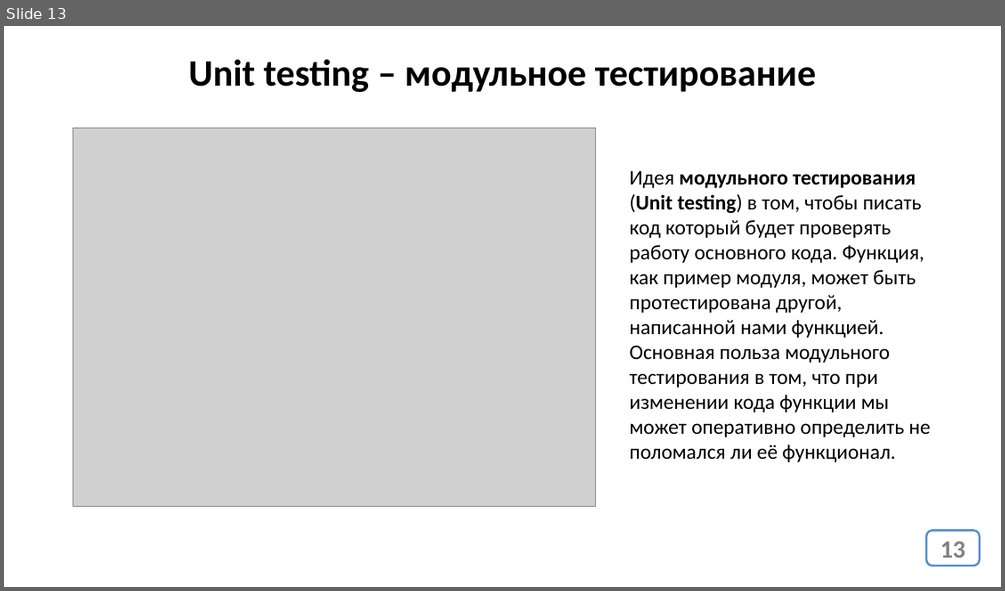
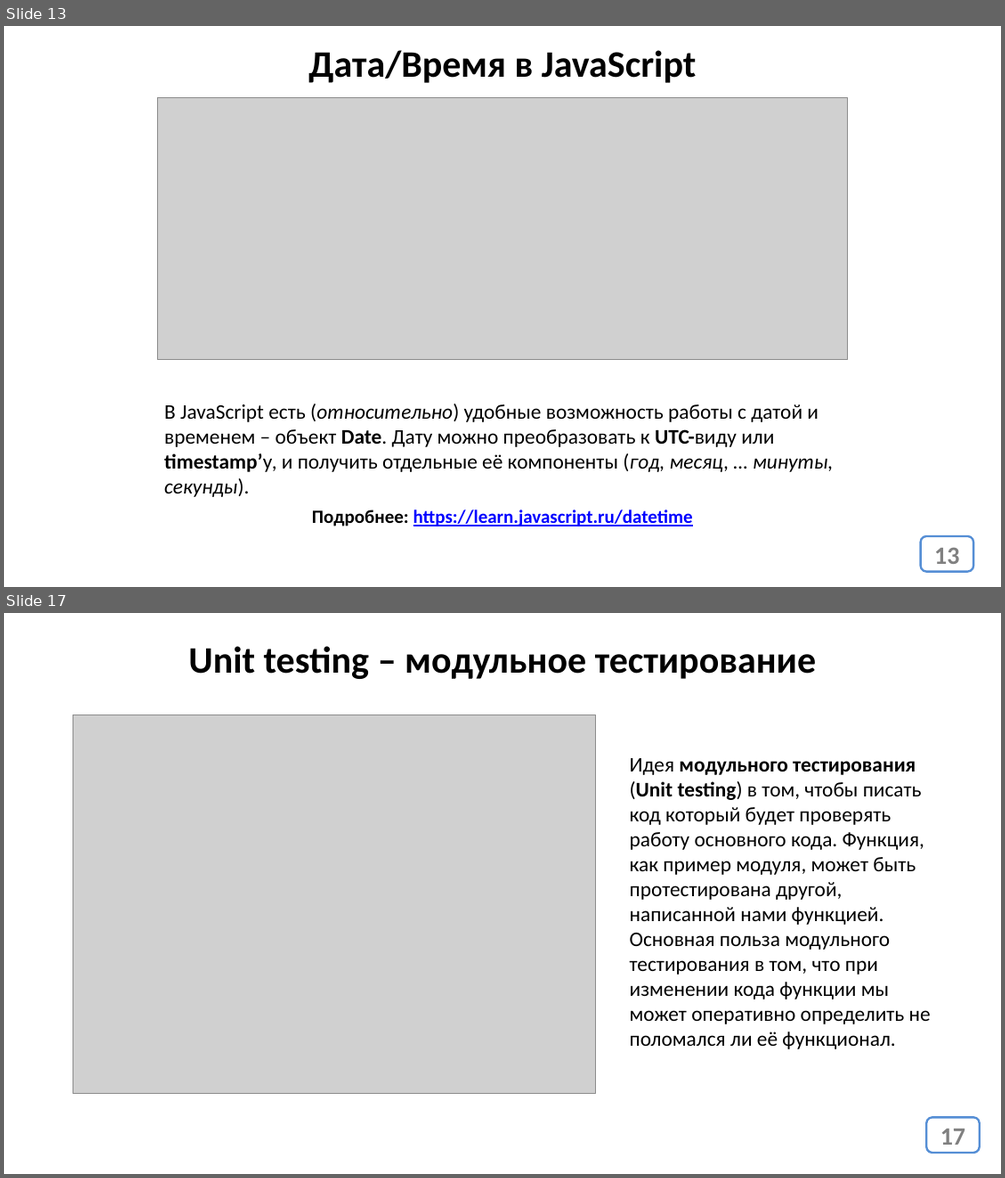
Before and after one commit to javascript-course-18-ortdnipro/lesson06, a slide deck: lesson06.pptx. Shown one above the other, each under a label of ours: slide 13 before the commit, slides 13 and 17 after it; the slides between them are not shown. The pictures are 1005x591 and 1005x1178 pixels, drawn with LibreOffice and Linux fonts; fonts in the diff are those of the drawing; grey boxes stand for pictures. Boxes give left, top, right and bottom in pixels: in the first picture for what was removed or moved away, otherwise in the second. Text is boxed around its words. In the diff, an @@ line names an element or a change of style, - is before the commit and + after.

```diff
--- a/lesson06.pptx
+++ b/lesson06.pptx
@@ slide 13 added at (x1=4, y1=26, x2=1001, y2=587), background #FFFFFF @@
@@ title added at (x1=308, y1=50, x2=696, y2=83), 36 pt, text #000000, bold @@
+Дата/Время в JavaScript
@@ picture added at (x1=157, y1=98, x2=849, y2=360) @@
@@ text added at (x1=164, y1=403, x2=833, y2=497), 20 pt, text #000000 @@
+В JavaScript есть (относительно) удобные возможность работы с датой и временем – объект Date. Дату можно преобразовать к UTC-виду или timestamp’у, и получить отдельные её компоненты (год, месяц, … минуты, секунды).
@@ text added at (x1=312, y1=509, x2=693, y2=526), 18 pt, text #0000FF, bold, underline @@
+Подробнее: https://learn.javascript.ru/datetime
@@ page number added at (x1=921, y1=536, x2=974, y2=572), fill #FFFFFF, outline #558ED5 2 pt, 24 pt, text #808080, bold @@
+13
@@ what was slide 13 is now slide 17 @@
@@ page number at (x1=940, y1=1128, x2=965, y2=1144): text changed @@
-13
+17
```
Also in this commit, not shown: 3 slides changed, 3 other slides added, 1 other file.
